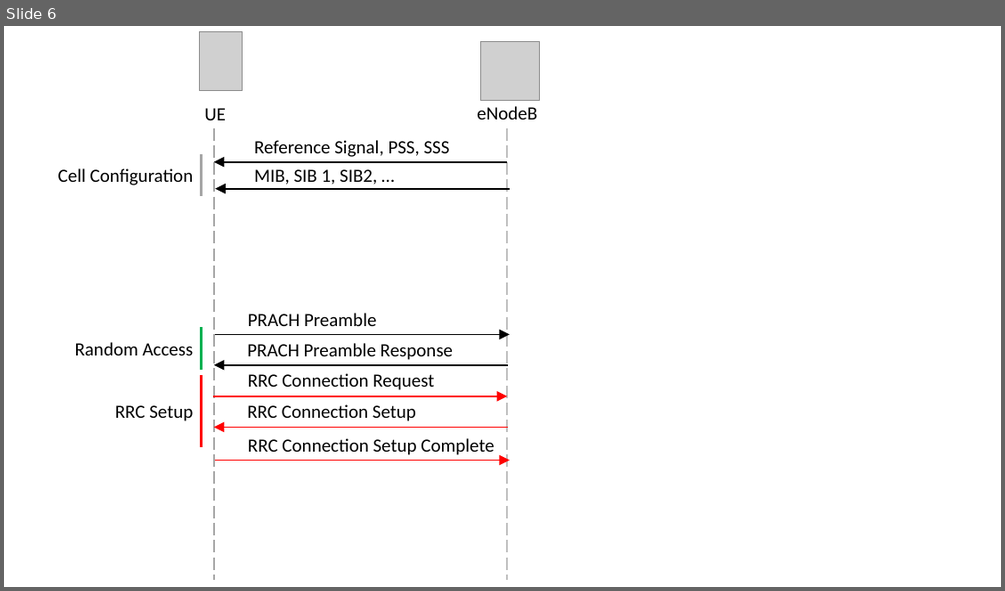
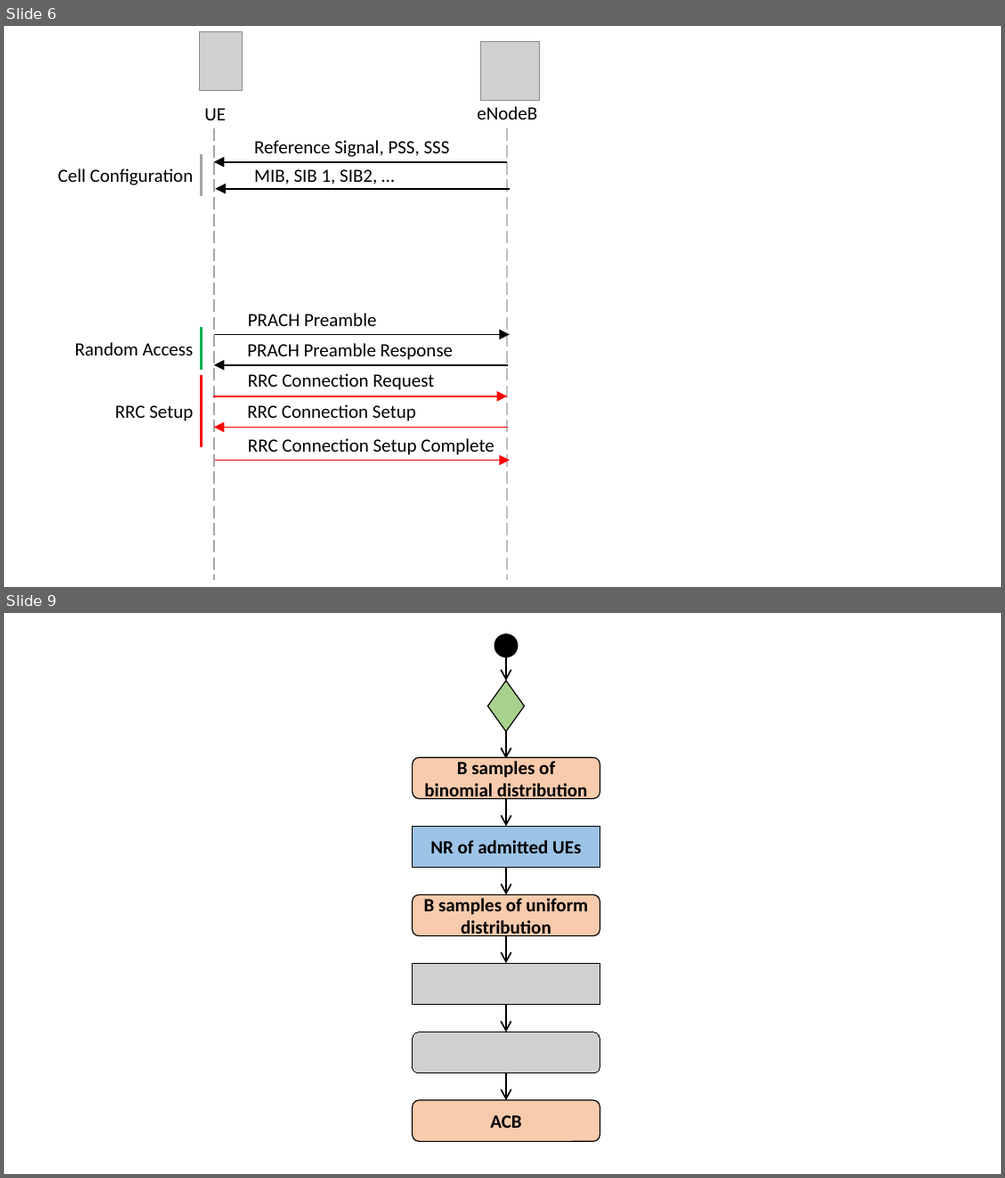
Before and after one commit to lkleinbe/ma_seminar, a slide deck: Figures/Figures_new.pptx. Shown one above the other, each under a label of ours: slide 6 before the commit, slides 6 and 9 after it; the slides between them are not shown. The pictures are 1005x591 and 1005x1178 pixels, drawn with LibreOffice and Linux fonts; fonts in the diff are those of the drawing; grey boxes stand for pictures. Boxes give left, top, right and bottom in pixels: in the first picture for what was removed or moved away, otherwise in the second. Text is boxed around its words. In the diff, an @@ line names an element or a change of style, - is before the commit and + after.

```diff
--- a/Figures/Figures_new.pptx
+++ b/Figures/Figures_new.pptx
@@ slide 9 added at (4, 613, 1001, 1174), background #FFFFFF @@
@@ ellipse added at (494, 634, 518, 657), fill #000000, outline #000000 1 pt @@
@@ arrow added from (506, 657) to (506, 681), #000000 1.5 pt @@
@@ diamond added at (488, 681, 525, 731), fill #A9D18E, outline #000000 1 pt @@
@@ arrow added from (506, 731) to (506, 759), #000000 1.5 pt @@
@@ rounded rectangle added at (413, 757, 600, 798), fill #F8CBAD, outline #000000 1 pt, 18 pt, text #000000, bold @@
+B samples of binomial distribution
@@ arrow added from (507, 798) to (506, 826), #000000 1.5 pt @@
@@ rectangle added at (413, 826, 600, 868), fill #9DC3E6, outline #000000 1 pt, 18 pt, text #000000, bold @@
+NR of admitted UEs
@@ arrow added from (506, 868) to (507, 895), #000000 1.5 pt @@
@@ rounded rectangle added at (413, 895, 600, 936), fill #F8CBAD, outline #000000 1 pt, 18 pt, text #000000, bold @@
+B samples of uniform distribution
@@ arrow added from (507, 936) to (506, 963), #000000 1.5 pt @@
@@ picture added at (413, 963, 600, 1004) @@
@@ arrow added from (506, 1004) to (506, 1032), #000000 1.5 pt @@
@@ picture added at (413, 1032, 600, 1073) @@
@@ arrow added from (506, 1073) to (507, 1100), #000000 1.5 pt @@
@@ rounded rectangle added at (413, 1100, 600, 1141), fill #F8CBAD, outline #000000 1 pt, 18 pt, text #000000, bold @@
+ACB
```
Also in this commit, not shown: 3 other slides added, 7 other files.
